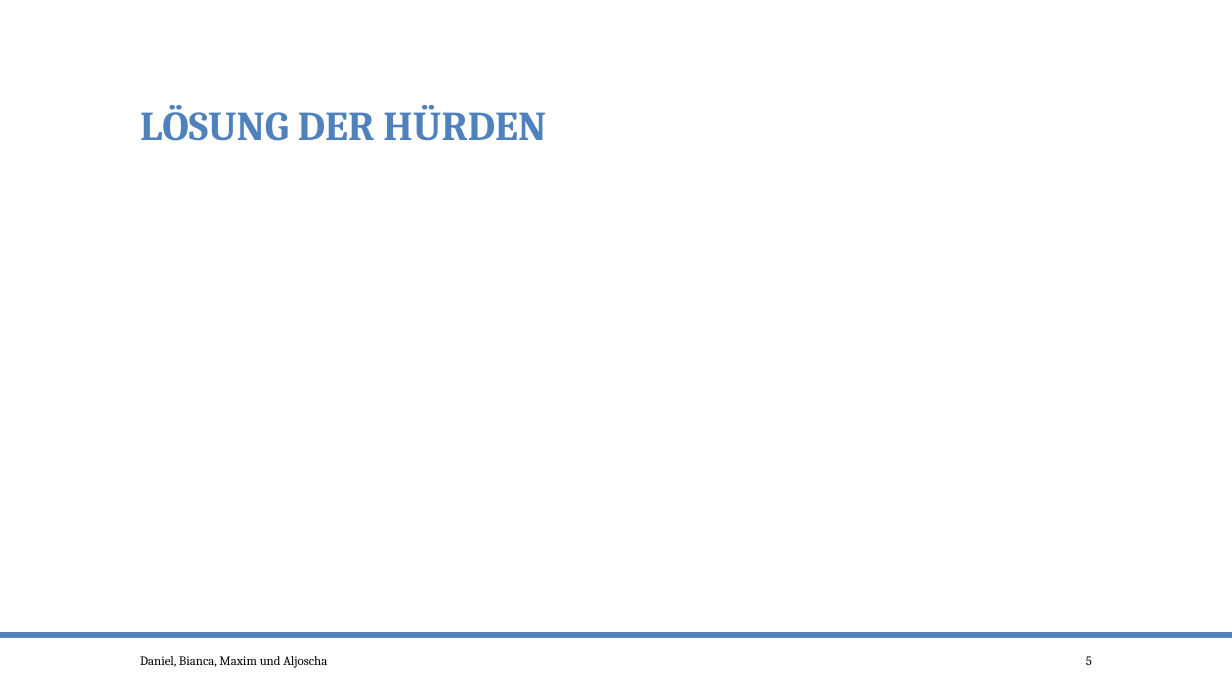
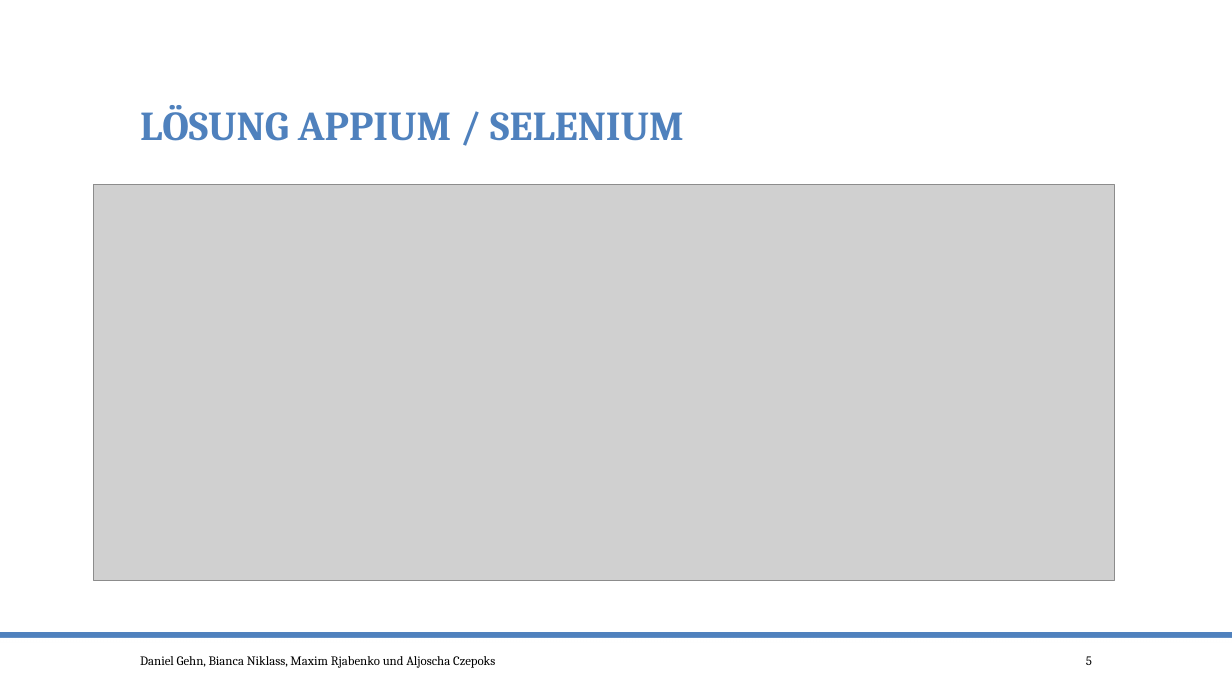
Before and after one commit to po-test-ws-2015/test-cycle, a slide deck: slide 5 of TestenMileStone1.pptx. Drawn at 1232x693 pixels with LibreOffice and Linux fonts; fonts in the diff are those of the drawing; grey boxes stand for pictures. Boxes give left, top, right and bottom in pixels: in the first picture for what was removed or moved away, otherwise in the second. Text is boxed around its words. In the diff, an @@ line names an element or a change of style, - is before the commit and + after.

Commit message:
Hürden aktualisiert Ausblick aktualisiert

```diff
--- a/TestenMileStone1.pptx
+++ b/TestenMileStone1.pptx
@@ title at <box>140,105,684,141</box>: text changed @@
-LÖSUNG DER HÜRDEN
+LÖSUNG APPIUM / SELENIUM
@@ picture added at <box>94,185,1116,580</box> @@
@@ text at <box>140,656,495,668</box>: text changed @@
-Daniel, Bianca, Maxim und Aljoscha
+Daniel Gehn, Bianca Niklass, Maxim Rjabenko und Aljoscha Czepoks
```
Also in this commit, not shown: 3 other slides changed, 2 slides added.
